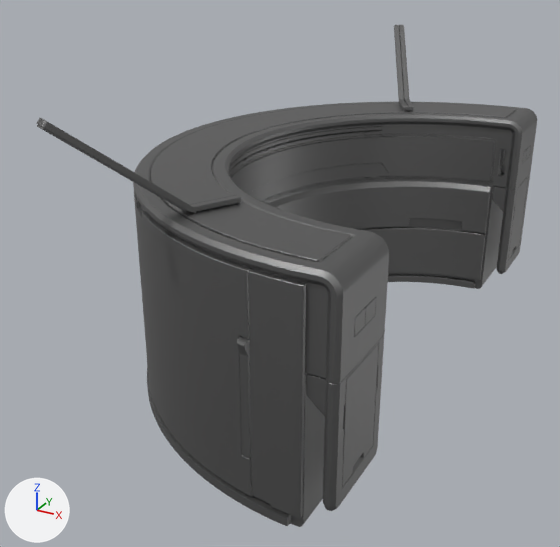
What one commit did to the glTF model root/assets/scenes/meshes/ship/terminalDesk.glb.
Before and after are seen from a 50 mm camera at (0.93, -3.12, 2.04) aimed at (-0.72, -0.13, 0.54). Every picture has the same lights, and +X, +Y and +Z are marked at lower left. Where no turn or scale is listed for an object, it has been applied to the vertices.

The scene before the commit, as lines of its bpy script (objects in view):
```python
me_sm_terminal_a = bpy.data.meshes.new('SM_Terminal_A')
me_sm_terminal_a.from_pydata(...)  # 18350 vertices, 36156 faces; spans x -1.3..0.12, y -1.48..1.48, z 0.19..1.54
# faces by material slot: [7646, 18652, 1740, 8, 240, 6290, 1580]
me_sm_terminal_a.materials.append(mat_mi_trims_c_lightgray)  # grey #808080
me_sm_terminal_a.materials.append(mat_mi_trims_c_light)  # grey #808080
me_sm_terminal_a.materials.append(mat_mi_trims_c_dark)  # grey #808080
me_sm_terminal_a.materials.append(mat_mi_light_orange)  # orange #ff5b00
me_sm_terminal_a.materials.append(mat_mi_trims_c_darkgray)  # grey #808080
me_sm_terminal_a.materials.append(mat_mi_trims_c_black)  # grey #808080
me_sm_terminal_a.materials.append(mat_mi_lights_a)  # grey #808080
ob_sm_terminal_a = bpy.data.objects.new('SM_Terminal_A', me_sm_terminal_a)
ob_sm_terminal_a.location = (0.0, 0.0, 0.0)
```
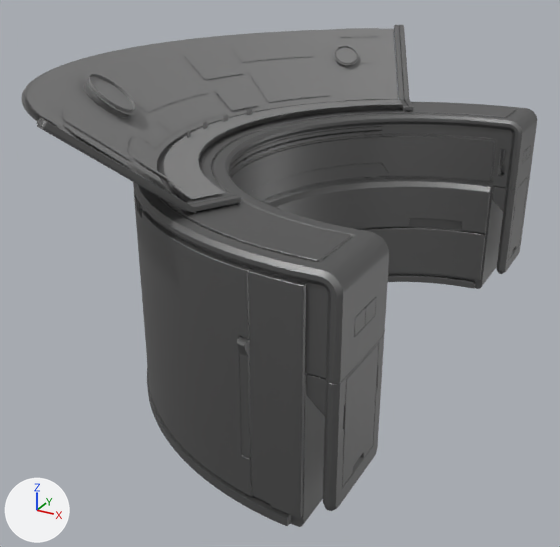
The newer file is also rescaled (x100.0) as a whole; pictures and numbers use the older file's frame.

The change, as a list of edits to the scene's bpy script:
```text
Add mat_mi_terminal_a_ui_1b:
    mat_mi_terminal_a_ui_1b = principled_material('MI_Terminal_A_UI_1B')
    mat_mi_terminal_a_ui_1b.base_color = (0.216, 0.216, 0.216)  # grey #808080
    mat_mi_terminal_a_ui_1b.roughness = 0.553
Add mat_mi_terminal_a_ui_trimb:
    mat_mi_terminal_a_ui_trimb = principled_material('MI_Terminal_A_UI_TrimB')
    mat_mi_terminal_a_ui_trimb.base_color = (0.216, 0.216, 0.216)  # grey #808080
    mat_mi_terminal_a_ui_trimb.roughness = 0.553
Add mat_mi_terminal_a_ui_1:
    mat_mi_terminal_a_ui_1 = principled_material('MI_Terminal_A_UI_1')
    mat_mi_terminal_a_ui_1.base_color = (0.216, 0.216, 0.216)  # grey #808080
    mat_mi_terminal_a_ui_1.roughness = 0.553
Add mat_mi_terminal_a_ui_trim_pan:
    mat_mi_terminal_a_ui_trim_pan = principled_material('MI_Terminal_A_UI_Trim_Pan')
    mat_mi_terminal_a_ui_trim_pan.base_color = (0.216, 0.216, 0.216)  # grey #808080
    mat_mi_terminal_a_ui_trim_pan.roughness = 0.553
Add mat_mi_terminal_a_ui_trim:
    mat_mi_terminal_a_ui_trim = principled_material('MI_Terminal_A_UI_Trim')
    mat_mi_terminal_a_ui_trim.base_color = (0.216, 0.216, 0.216)  # grey #808080
    mat_mi_terminal_a_ui_trim.roughness = 0.553
Add me_sm_terminal_a_ui:
    me_sm_terminal_a_ui.from_pydata(...)  # 3612 vertices, 3624 faces; spans x -1.65..-0.52, y -1.44..1.44, z 1.17..1.52
    # faces by material slot: [1106, 1920, 338, 130, 130]
    me_sm_terminal_a_ui.materials.append(mat_mi_terminal_a_ui_1)  # grey #808080
    me_sm_terminal_a_ui.materials.append(mat_mi_terminal_a_ui_trim_pan)  # grey #808080
    me_sm_terminal_a_ui.materials.append(mat_mi_terminal_a_ui_1b)  # grey #808080
    me_sm_terminal_a_ui.materials.append(mat_mi_terminal_a_ui_trimb)  # grey #808080
    me_sm_terminal_a_ui.materials.append(mat_mi_terminal_a_ui_trim)  # grey #808080
Add ob_sm_terminal_a_ui:
    ob_sm_terminal_a_ui = bpy.data.objects.new('SM_Terminal_A_UI', me_sm_terminal_a_ui)
    ob_sm_terminal_a_ui.location = (0.0, 0.0, 0.0)
```

Where the change shows, as pixel boxes [x1, y1, x2, y2] in the pictures (560 x 547 px):
'SM_Terminal_A_UI', added
    after: [21, 28, 402, 202]
    faces in mat_mi_terminal_a_ui_1 (grey #808080): [21, 28, 402, 202]
    faces in mat_mi_terminal_a_ui_trimb (grey #808080): [156, 100, 227, 134]
    faces in mat_mi_terminal_a_ui_trim_pan (grey #808080): [83, 46, 357, 118]
    faces in mat_mi_terminal_a_ui_1b (grey #808080): [26, 90, 397, 189]
